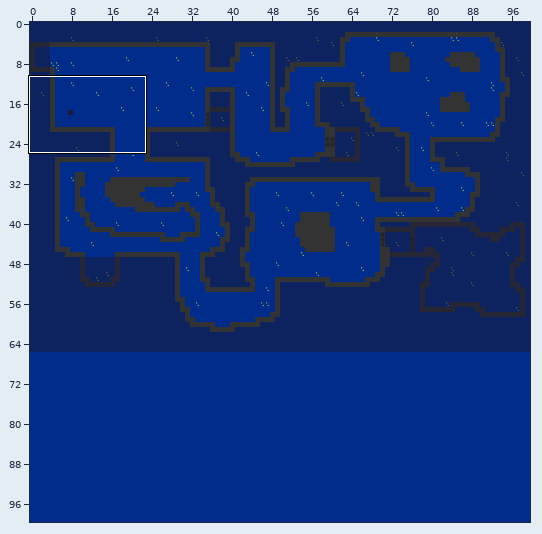
Tiled map, stored at assets/maps/test.tmx. The picture above shows the old version from afar; the outline marks the close-up.
Close-up. Before the commit:
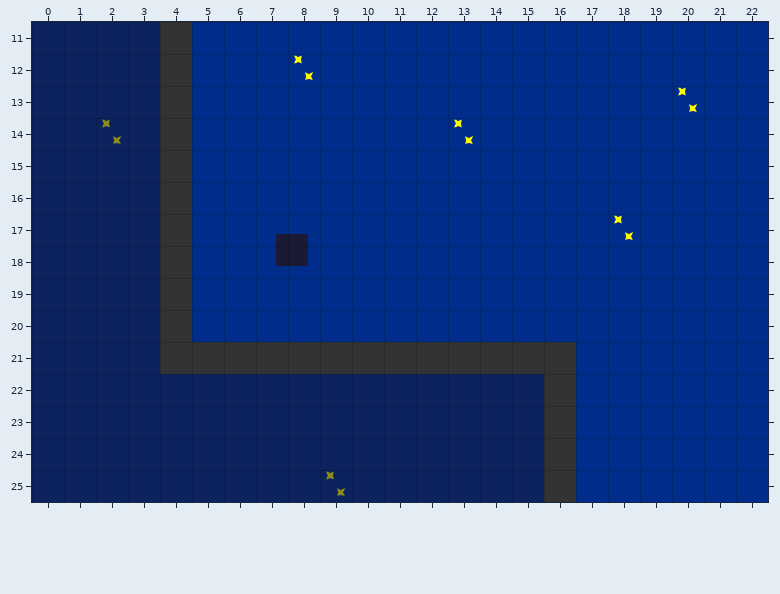
Cells are 40x40 px. Shown: x 0..22, y 11..25.
The same view after the edit:
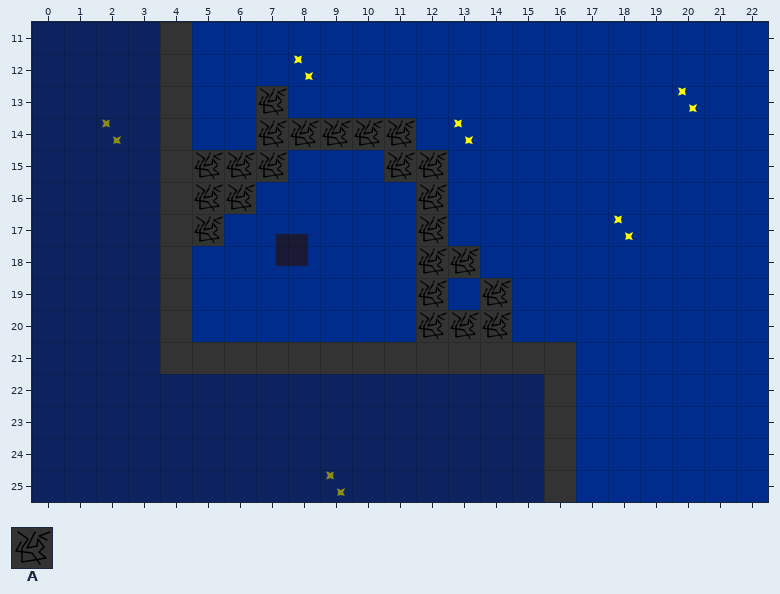
Key: from "test-tileset": A 8 "wall".
_ is an empty cell.
Commit message: destroyable walls
Difference:
Layer "walls":
y 13: x 7 _ -> A
y 14: x 7..11 _____ -> AAAAA
y 15: x 5..7 ___ -> AAA; x 11..12 __ -> AA
y 16: x 5..6 __ -> AA; x 12 _ -> A
y 17: x 5 _ -> A; x 12 _ -> A
y 18: x 12..13 __ -> AA
y 19: x 12 _ -> A; x 14 _ -> A
y 20: x 12..14 ___ -> AAA
Changed places in both close-ups, as pixel boxes (x1, y1, x2, y2):
added: (192, 86, 512, 342)
